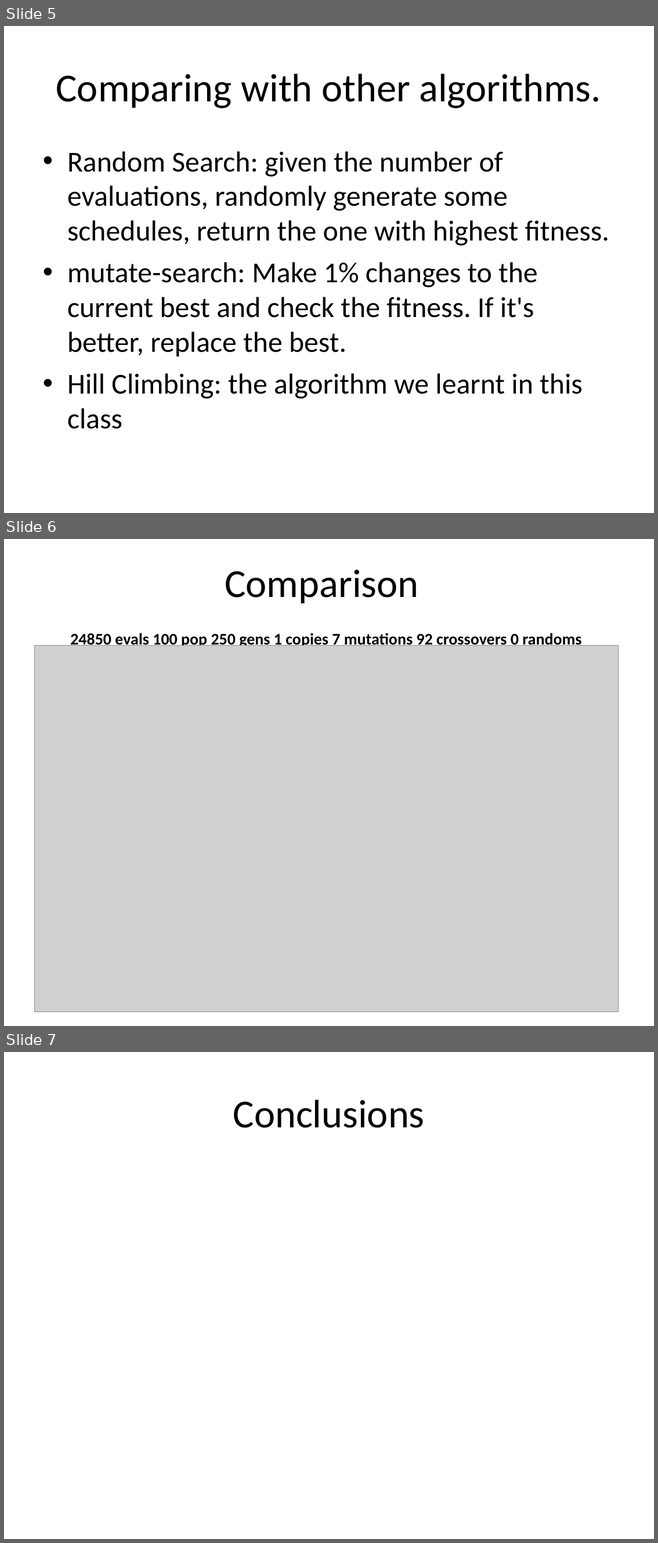
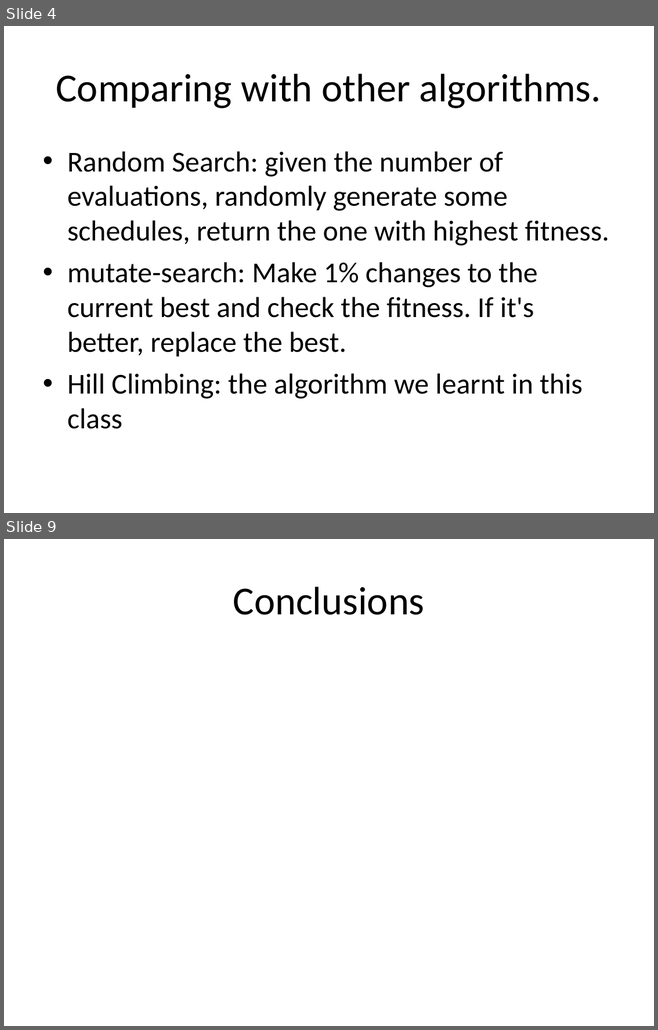
Before and after one commit to akokcam/csc384-genetic-algorithms-project, a slide deck: GA_TestBench/Data Files/presentation.ppt. Shown one above the other, each under a label of ours: slides 5, 6 and 7 before the commit, slides 4 and 9 after it; the slides between them are not shown. The pictures are 658x1543 and 658x1030 pixels, drawn with LibreOffice and Linux fonts; fonts in the diff are those of the drawing; grey boxes stand for pictures. Boxes give left, top, right and bottom in pixels: in the first picture for what was removed or moved away, otherwise in the second. Text is boxed around its words. In the diff, an @@ line names an element or a change of style, - is before the commit and + after.

```diff
--- a/GA_TestBench/Data Files/presentation.ppt
+++ b/GA_TestBench/Data Files/presentation.ppt
@@ slide 6 removed at box(4, 539, 654, 1026), background #FFFFFF @@
@@ title removed at box(70, 570, 581, 649) @@
-Comparison
-24850 evals 100 pop 250 gens 1 copies 7 mutations 92 crossovers 0 randoms
@@ picture removed at box(35, 646, 618, 1012) @@
@@ what was slide 5 is now slide 4 @@
@@ what was slide 7 is now slide 9 @@
```
Also in this commit, not shown: 2 slides changed, 5 slides added, 2 other slides removed, 1 other file.
